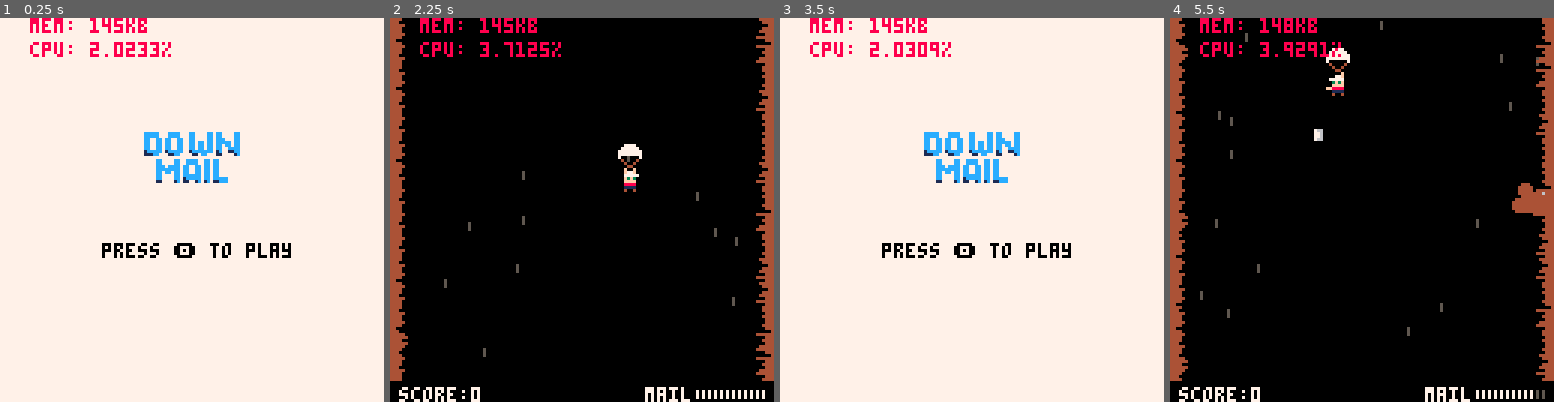
Above: before the commit, frames 1-4 (left to right).
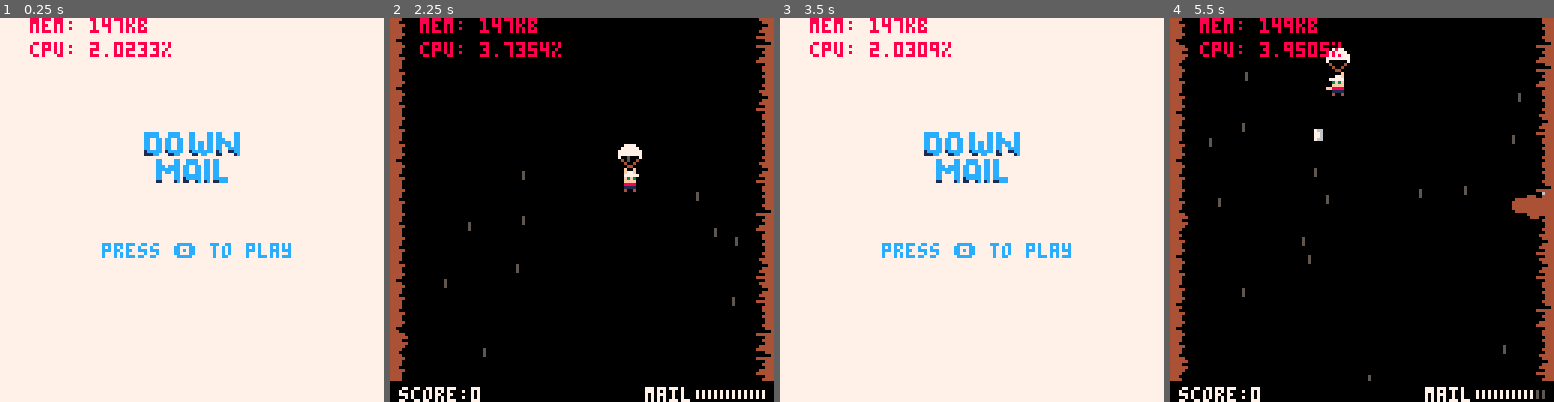
Above: after the commit, the same moments.

Repository: sugarvoid/down-mail
Game: PICO-8 cartridge down_mail.p8
Same seed, same stepped clock (60 frames per second), same inputs: the game is played once before the commit and once after it.
Inputs:
- Up to frame 1 (0.25 s): no input
- Up to frame 2 (2.25 s): tap X (X key) at 0.33, 1.07, 1.85 s; tap O (Z key) at 0.7, 1.7, 2.1 s; hold Right 1.6-2.1 s; hold Up from 2.15 s (still down)
- Up to frame 3 (3.5 s): release Up at 2.42 s; hold Right 2.47-3.03 s; tap O (Z key) at 2.5, 2.9, 3.3 s; tap X (X key) at 2.97 s; hold Left from 3.08 s (still down)
- Up to frame 4 (5.5 s): release Left at 3.58 s; hold Down 3.63-3.97 s; tap O (Z key) every 0.4 s from 3.7 to 5.3 s; hold Right 4.02-4.68 s; tap X (X key) at 4.08, 5.2 s; hold Up 4.73-5.03 s; hold Left from 5.08 s (still down)

The runs differ from the first frame. In frame 1, 0.8% of the frame differs, in the area x 26-76%, y 0-63%; in frame 2, 0.1%; in frame 3, 0.8%; in frame 4, 0.8%, in the area x 7-97%, y 0-95%.

Commit message:
Add screen shake

Diff:
--- a/src/mailbox.lua
+++ b/src/mailbox.lua
@@ -37,6 +37,7 @@
 end
 
 function mailbox:take_damage()
+    offset =0.1
     sfx(3)
     self.damaged = true
     self.img = 22
--- a/src/main.lua
+++ b/src/main.lua
@@ -16,6 +16,7 @@
 
 deliveries = { 0, 0 }
 total_deliveries = 0
+offset=0
 
 ending = 0
 end_spr = { 64, 68, 72, 76, 140} --, 128, 132, 136, 140 }
@@ -39,7 +40,7 @@
 }
 
 g_state = nil
-deliveries_needed = 2 -- 6
+deliveries_needed = 6
 deliveries_left = deliveries_needed
 
 end_text_l1 = ""
@@ -135,6 +136,7 @@
     elseif g_state == gamestates.day_title then
         draw_day()
     elseif g_state == gamestates.game then
+        screen_shake()
         draw_play()
     elseif g_state == gamestates.bonus then
         draw_bonus()
@@ -297,7 +299,7 @@
     spr(200, 48, 34, 4, 2)
     spr(232, 48, 34+10, 4, 2)
     --print("down mail", hcenter("down mail"), 50, 0)
-    print("press 🅾️ to play", hcenter("press 🅾️ to play"), 75, 0)
+    print("press 🅾️ to play", hcenter("press 🅾️ to play"), 75, 12)
 end
 
 function draw_intro()
@@ -538,3 +540,20 @@
         print 'it is!'
     end
 end
+
+
+function screen_shake()
+    local fade = 0.95
+    local offset_x=16-rnd(32)
+    local offset_y=16-rnd(32)
+
+    offset_x*=offset
+    offset_y*=offset
+
+    camera(offset_x,offset_y)
+
+    offset*=fade
+    if offset<0.05 then
+      offset=0
+    end
+  end
--- a/src/player.lua
+++ b/src/player.lua
@@ -30,29 +30,6 @@
     _p.accel = 0.1
     return _p
 end
-
--- function player:get_input()
---     -- if btn(➡️) then
---     --     self.x += self.move_speed
---     --     self.facing_l = false
---     -- elseif btn(⬅️) then
---     --     self.x -= self.move_speed
---     --     self.facing_l = true
---     -- end
-
---     -- if btnp(⬆️) then
---     --     self.is_chute_open = true
---     -- elseif btnp(⬇️) then
---     --     self.is_chute_open = false
---     -- end
-
---     -- if btnp(🅾️) then
---     --     --self:throw()
---     -- end
---     -- if btnp(❎) then
---     --     spawn_package()
---     -- end
--- end
 
 function player:move(dir)
     if dir == "l" then
--- a/src/rock.lua
+++ b/src/rock.lua
@@ -24,6 +24,7 @@
         update_lane(self.lane, false)
     end
     if is_colliding(p1, self) then
+        offset =0.1
         explode(self.x,self.y,2,5,4)
         update_lane(self.lane, false)
         del(objects.front, self)
--- a/src/skull.lua
+++ b/src/skull.lua
@@ -28,6 +28,7 @@
     self.y += self.dy * self.speed
 
     if is_colliding(p1, self) then
+        offset =0.1
         del(objects.front, self)
         p1:take_damage()
     end
